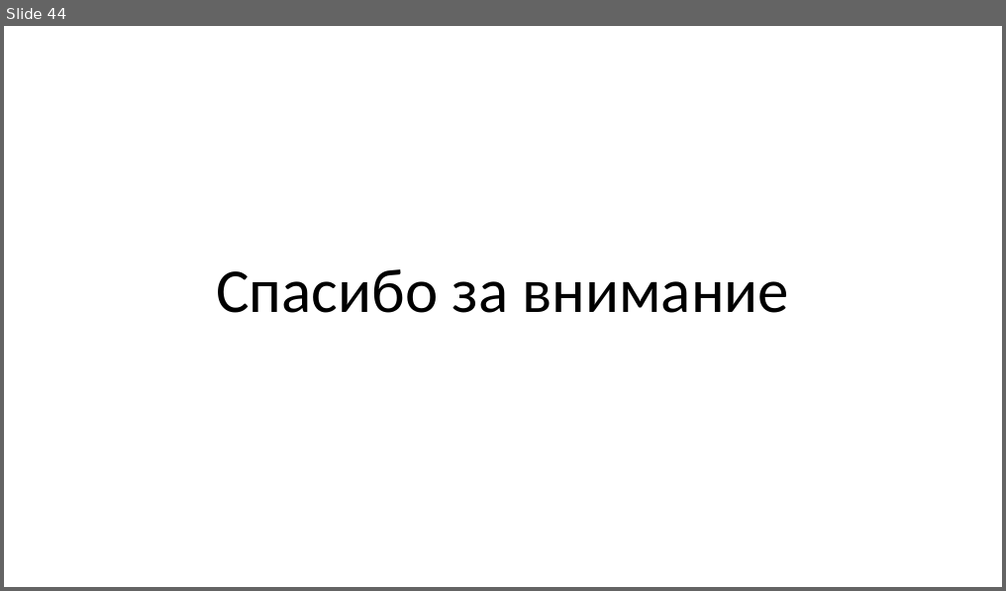
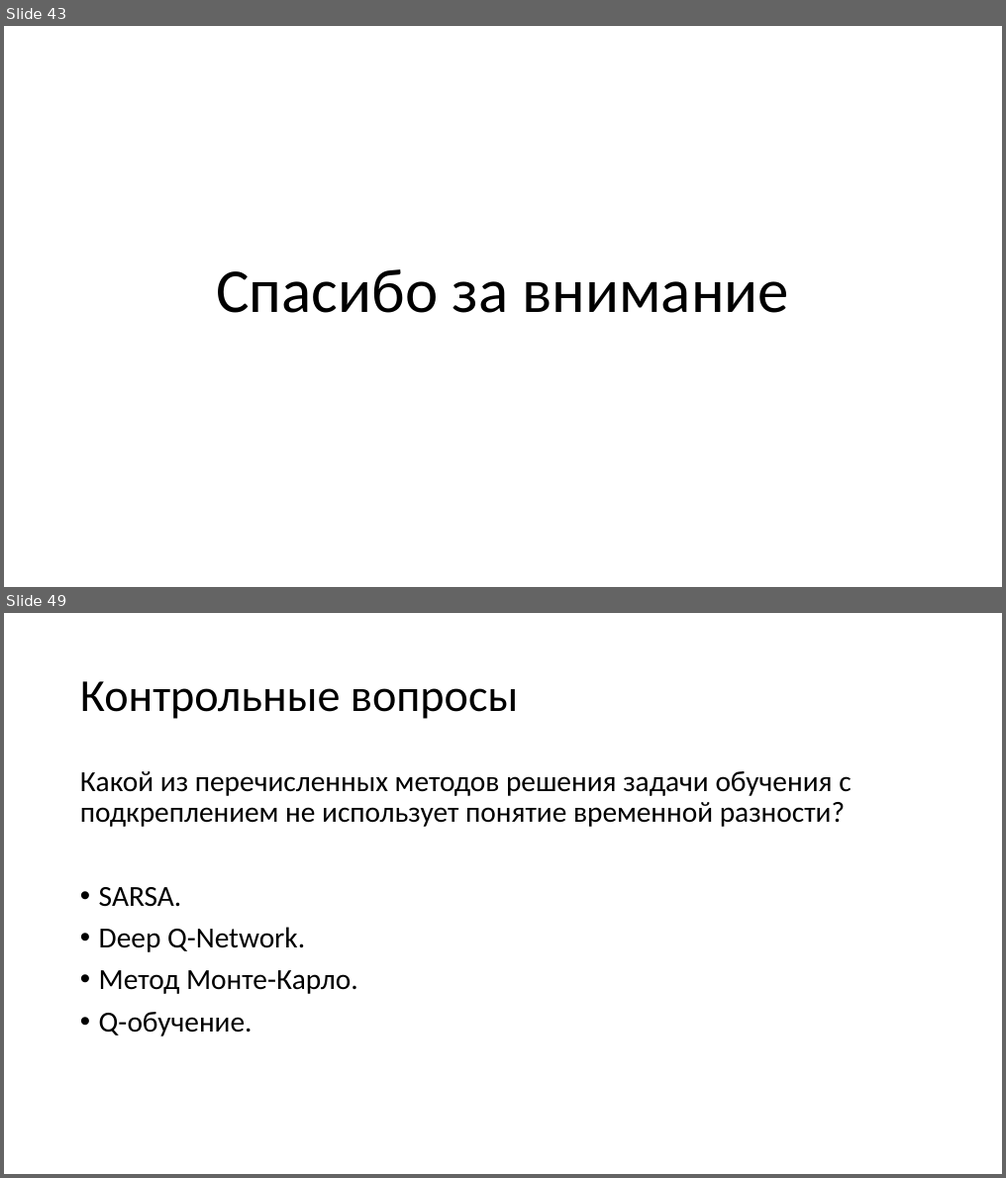
Before and after one commit to mosalov/AI_main_lectures, a slide deck: Лекция 14 19_05_2021.pptx. Shown one above the other, each under a label of ours: slide 44 before the commit, slides 43 and 49 after it; the slides between them are not shown. The pictures are 1006x591 and 1006x1178 pixels, drawn with LibreOffice and Linux fonts; fonts in the diff are those of the drawing. Boxes give left, top, right and bottom in pixels: in the first picture for what was removed or moved away, otherwise in the second. Text is boxed around its words. In the diff, an @@ line names an element or a change of style, - is before the commit and + after.

```diff
--- a/Лекция 14 19_05_2021.pptx
+++ b/Лекция 14 19_05_2021.pptx
@@ slide 49 added at [4,613,1002,1174], background #FFFFFF @@
@@ title added at [80,681,518,719], 44 pt, text #000000 @@
+Контрольные вопросы
@@ text added at [80,771,850,1037], 28 pt, text #000000 @@
+Какой из перечисленных методов решения задачи обучения с подкреплением не использует понятие временной разности?
+• SARSA.
+• Deep Q-Network.
+• Метод Монте-Карло.
+• Q-обучение.
@@ what was slide 44 is now slide 43 @@
```
Also in this commit, not shown: 4 slides changed, 7 other slides added, 3 slides removed, 2 other files.
